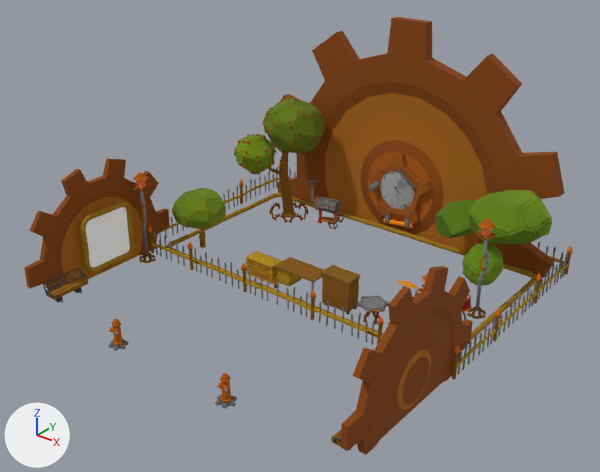
A saved change to the glTF model SpotTheDifference/models/obj_exterior_alt.gltf.
Camera for both pictures: a camera (50 mm lens) standing at (18.4, -23.3, 16.7) and looking at (0.4, -0.9, 2.8). The axes (+X, +Y, +Z) are drawn at lower left. The lights are the same throughout. Objects named as collision shapes, trigger or cutter boxes, shadow casters or lower levels of detail are left out.

Objects in the first picture: 'obj_exterior_alt'.
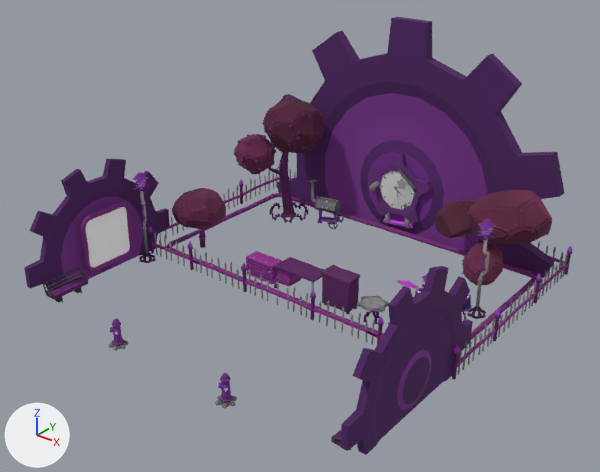
Changed parts and their boxes [x1, y1, x2, y2] in the pictures (600 x 472 px):
```json
{"object": "obj_exterior_alt", "change": "surface changed", "before": [24, 17, 573, 455], "after": [24, 17, 573, 455], "on screen": "brown to purple"}
```

The change, as JSON lines over the scene's bpy script:
```json
{"op": "add", "block": "img_obj_global_steampunk02", "code": ["img_obj_global_steampunk02 = load_image('obj_global_steampunk02', 'textures/obj_global_steampunk02.png', 1024, 1024, 'sRGB')"]}
{"block": "mat_obj_global_steampunk02", "where": "n2 = _N.new('ShaderNodeTexImage'); n2.name = 'Image Texture'"}
{"op": "set", "path": "n2.image", "old": "img_obj_global_steampunk", "new": "img_obj_global_steampunk02"}
{"block": "mat_obj_global_steampunk02", "where": "n3 = _N.new('ShaderNodeTexImage'); n3.name = 'Image Texture.001'"}
{"op": "set", "path": "n3.image", "old": "img_obj_global_steampunk", "new": "img_obj_global_steampunk02"}
```
